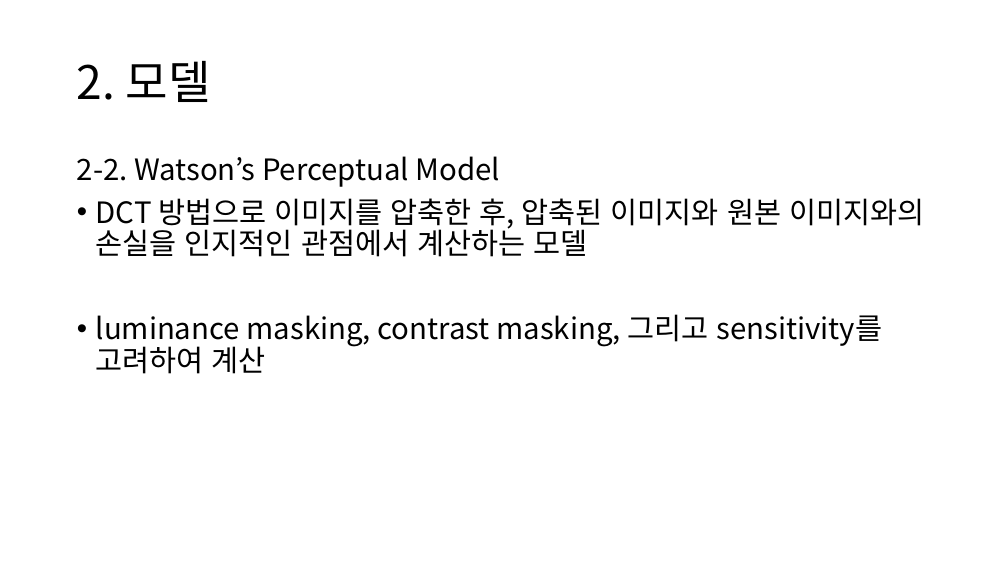
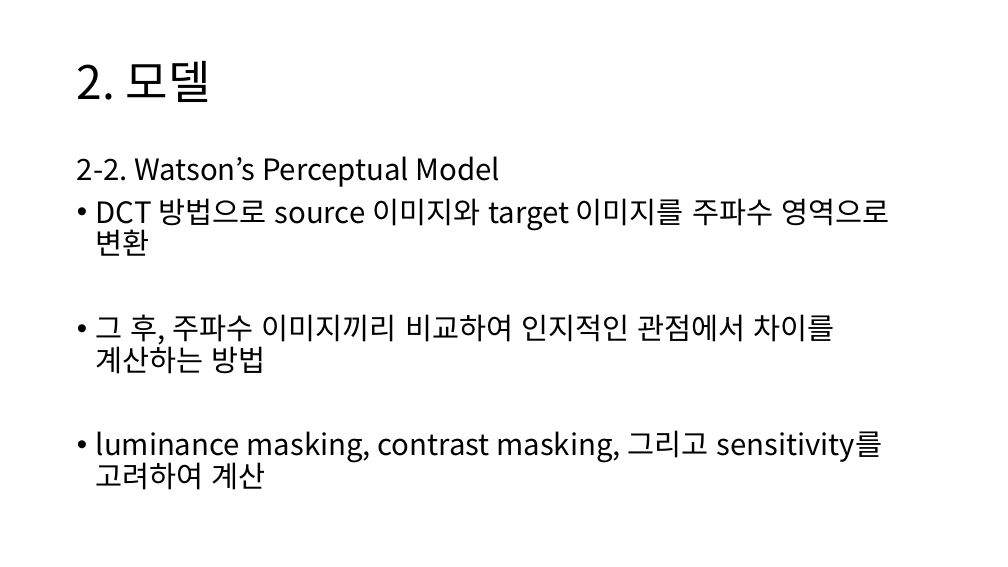
Before and after one commit to chroion/paper-review, a slide deck: slide 12 of The Stable Signature Rooting Watermarks in Latent Diffusion Models/Rooting Watermarks in Latent Diffusion Models.pptx. Drawn at 1008x567 pixels with LibreOffice and Linux fonts; fonts in the diff are those of the drawing. Boxes give left, top, right and bottom in pixels: in the first picture for what was removed or moved away, otherwise in the second. Text is boxed around its words. In the diff, an @@ line names an element or a change of style, - is before the commit and + after.

```diff
--- a/The Stable Signature Rooting Watermarks in Latent Diffusion Models/Rooting Watermarks in Latent Diffusion Models.pptx
+++ b/The Stable Signature Rooting Watermarks in Latent Diffusion Models/Rooting Watermarks in Latent Diffusion Models.pptx
@@ text at (x1=96, y1=198, x2=889, y2=374): text changed @@
-• DCT 방법으로 이미지를 압축한 후, 압축된 이미지와 원본 이미지와의 손실을 인지적인 관점에서 계산하는 모델
+• DCT 방법으로 source 이미지와 target 이미지를 주파수 영역으로 변환
+• 그 후, 주파수 이미지끼리 비교하여 인지적인 관점에서 차이를 계산하는 방법
```
Also in this commit, not shown: 3 other slides changed, 1 slide added, 1 slide removed.
